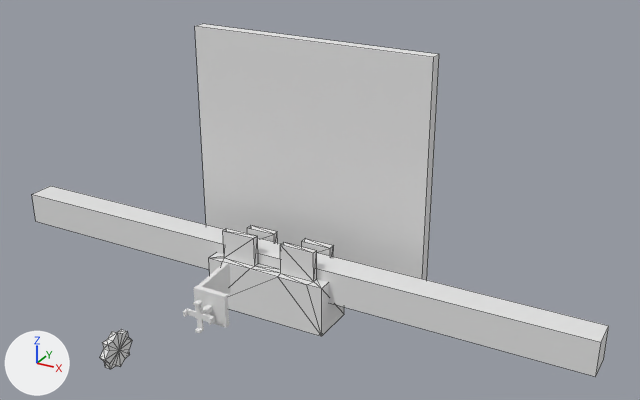
The Blender file ressources/42_run_world.blend, before and after one commit.
Before and after are seen from a 50 mm camera at (25.4, -41.0, 25.5) aimed at (4.3, -2.6, 6.3). Every picture has the same lights, and +X, +Y and +Z are marked at lower left. Mesh edges are drawn as thin lines on the coarser meshes.

In view in the first picture: 'BasicWall', 'Chair_1', 'Cube', 'LongStep', 'Table_1'.
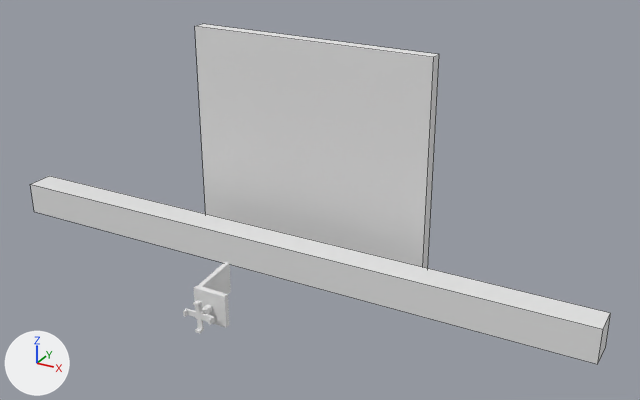
The change in detail:
Object 'Table_1' (ob_table_1) is now hidden.
Object 'LongStep' (ob_longstep) moves from (0.0, 0.0, 0.0) to (0.0, 0.0, 0.76).
Object 'Cube' (ob_cube) is deleted.

Changed parts and their boxes (x1, y1, x2, y2) in the pictures (640 x 400 px):
'LongStep', moved: before (32, 186, 609, 377); after (30, 176, 611, 364)
'Table_1', hidden: before (209, 225, 344, 336)
'Cube', deleted: before (100, 329, 132, 369)
